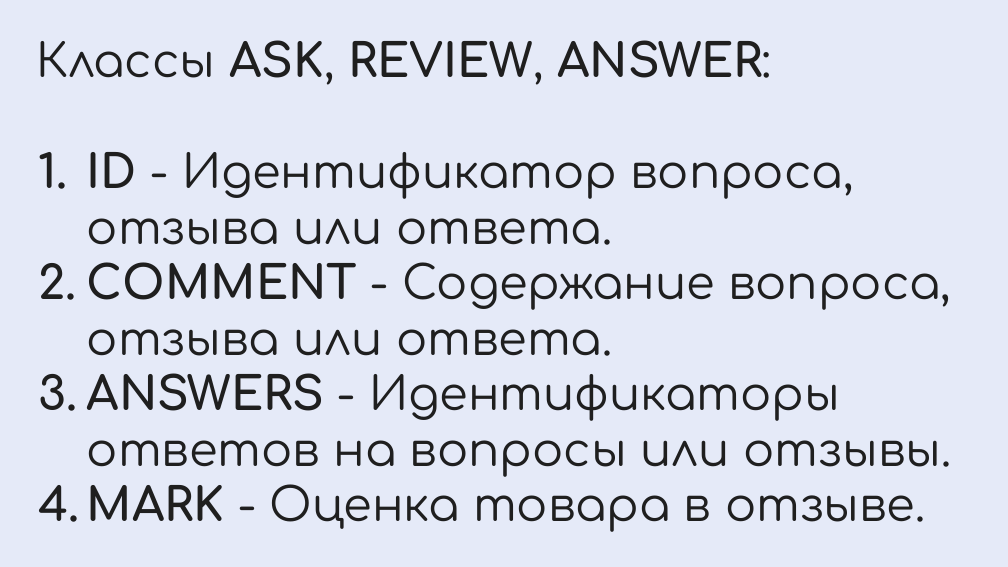
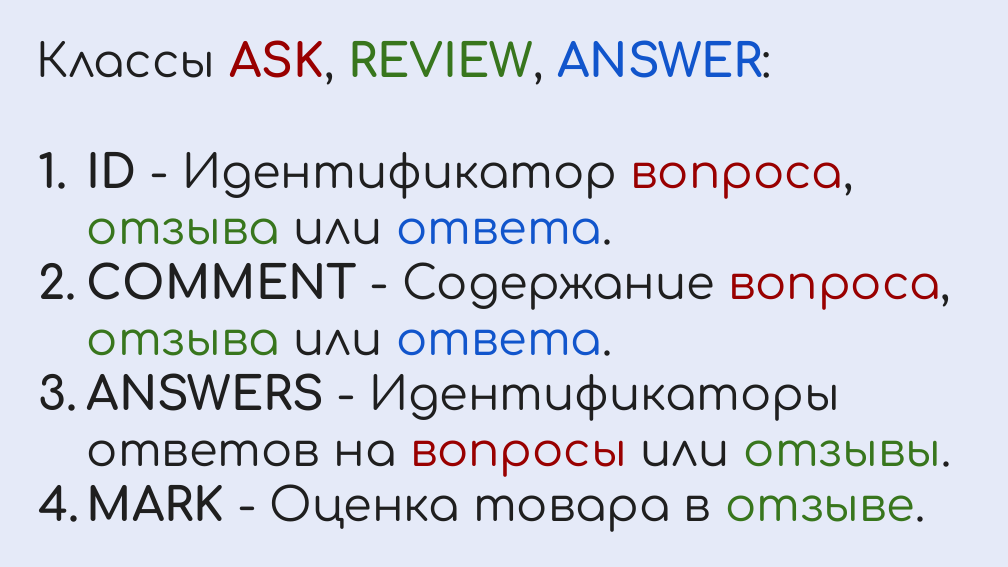
Before and after one commit to MMeadow9/Shop, a slide deck: slide 9 of documentation/Онлайн Магазин.pptx. Drawn at 1008x567 pixels with LibreOffice and Linux fonts; fonts in the diff are those of the drawing. Boxes give left, top, right and bottom in pixels: in the first picture for what was removed or moved away, otherwise in the second. Text is boxed around its words. In the diff, an @@ line names an element or a change of style, - is before the commit and + after.

```diff
--- a/documentation/Онлайн Магазин.pptx
+++ b/documentation/Онлайн Магазин.pptx
@@ text "Классы ASK, REVIEW, ANSWER:" at [37, 40, 952, 532]: text colour #1F1F1F to #990000 in "ASK,", "вопроса,", "вопроса,", "вопросы"; text colour #1F1F1F to #38761D in "REVIEW,", "отзыва", "отзыва", "отзывы." and 1 more places; text colour #1F1F1F to #1155CC in "ANSWER:", "ответа.", "ответа." @@
```
Also in this commit, not shown: 8 other slides changed, 3 slides added, 1 slide removed, 1 other file.
